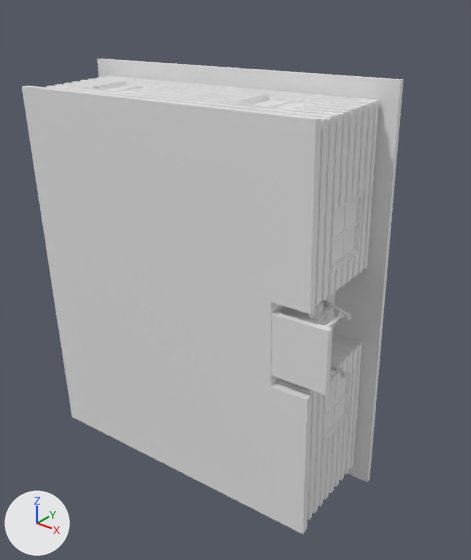
The OBJ model Datasets/UnifiedPreprocessed/Data/House/D00095_03_aligned.obj: old version first, new version second.
Camera for both pictures: a 50 mm lens placed at (1.443, -1.68, 1.071), pointed at (0.045, 0.067, -0.012). Lighting does not change. The marker at lower left points along +X, +Y and +Z. The older version comes first. Where no turn or scale is listed for an object, it has been applied to the vertices. Vertices at exactly the same position are counted once.

In view in the first picture: 'D00095_03_aligned'.
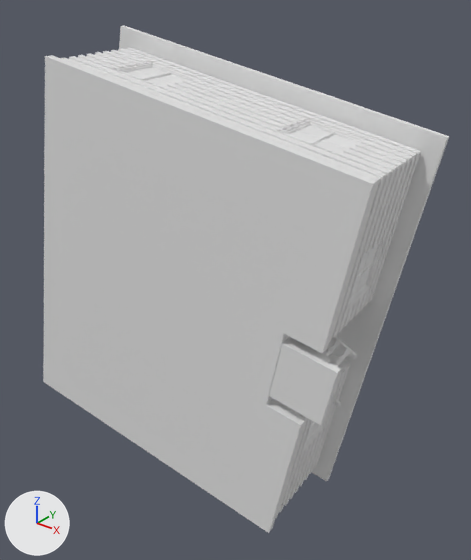
Pixel boxes [x1, y1, x2, y2] of what changed, in the pictures (471 x 560 px):
'D00095_03_aligned', reshaped (6% wider, 7% taller): before [22, 59, 404, 534]; after [43, 26, 449, 533]
part 1 of me_d00095_03_aligned, rebuilt (6% taller): before [22, 76, 379, 534]; after [43, 47, 421, 533]
part 2 of me_d00095_03_aligned, rebuilt (7% wider, 8% taller): before [97, 59, 404, 482]; after [119, 26, 449, 481]
part 3 of me_d00095_03_aligned, deleted: before [304, 300, 351, 384]
part 4 of me_d00095_03_aligned, cut back: before [271, 306, 332, 395]; after [269, 336, 357, 426]

Patch to the scene script:
```diff
--- a/Datasets/UnifiedPreprocessed/Data/House/D00095_03_aligned.obj.py
+++ b/Datasets/UnifiedPreprocessed/Data/House/D00095_03_aligned.obj.py
@@ me_d00095_03_aligned @@
 # used by ob_d00095_03_aligned; location = (0.0, 0.0, 0.0)
-me_d00095_03_aligned.from_pydata(...)  # 6639 vertices, 13214 faces; spans x -0.67..0.65, y -0.32..0.38, z -0.77..0.77
+me_d00095_03_aligned.from_pydata(...)  # 7907 vertices, 15756 faces; spans x -0.79..0.74, y -0.35..0.39, z -0.86..0.86
+# me_d00095_03_aligned part 1: the loose piece of 5515 vertices spanning x -0.61..0.6, y -0.32..0.16, z -0.72..0.72 is rebuilt with 4526 vertices and now spans x -0.72..0.72, y -0.35..0.19, z -0.8..0.8
+# me_d00095_03_aligned part 2: the loose piece of 42 vertices spanning x -0.67..0.63, y 0.09..0.38, z -0.77..0.77 is rebuilt with 13 vertices and now spans x -0.79..0.74, y 0.05..0.39, z -0.86..0.86
+# me_d00095_03_aligned part 3: 10 loose pieces with 1008 vertices, spanning x 0.42..0.65, y -0.24..-0.05, z -0.1..0.13, are deleted
+# me_d00095_03_aligned part 4: 74 vertices removed from x 0.44..0.65, y -0.26..-0.19, z -0.1..0.13; 3368 vertices added at x 0.39..0.66, y -0.24..-0.03, z -0.24..0.03
```
